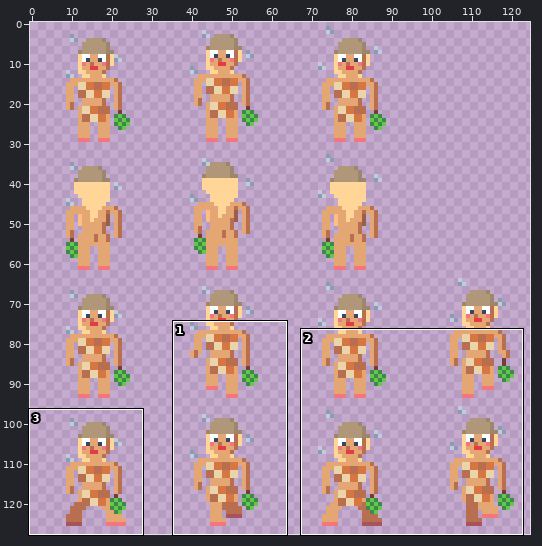
File history of a pixel-art file, assets/textures/characters/saunanainen_32.aseprite. Above, an overview of the earlier version with the close-up marked.
Close-up. Before the edit:
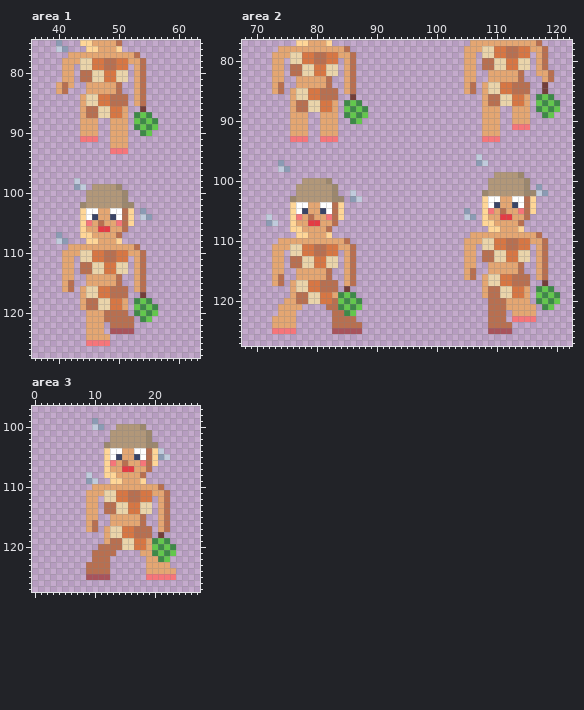
128x128 pixels, 1 frame. Shown: area 1: x 36..63, y 75..127; area 2: x 68..122, y 77..127; area 3: x 0..27, y 97..127. The wide view leaves out empty margins.
After:
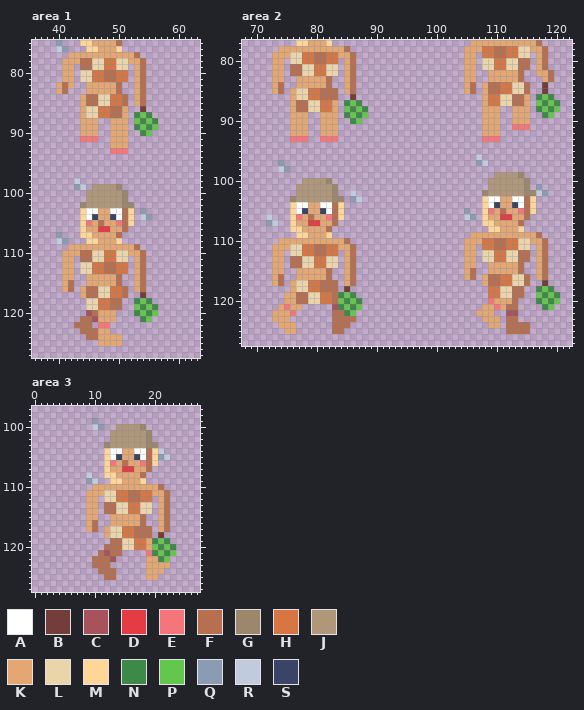
Palette (. is transparent): A #ffffff  B #733e39  C #a8535c  D #e43b44  E #f6757a  F #b86f50  G #9c876d  H #d77643  J #b19779  K #e4a672  L #ead4aa  M #ffd697  N #3e8948  P #63c74d  Q #8b9bb4  R #c0cbdc  S #3a4466
Edits made:
Area 1:
y 78..79: x 44..51 LLHHFFHH -> FFLLHHLL
y 80..81: x 44..51 FFLLHHLL -> LLHHFFHH
y 84..85: x 45..50 LLHHFF -> FFLLHH
y 86..87: x 45..50 FFLLHH -> LLHHFF
y 110..111: x 44..51 LLHHFFHH -> FFLLHHLL
y 112..113: x 44..51 FFLLHHLL -> LLHHFFHH
y 116..117: x 45..50 LLHHFF -> FFLLHH
y 118..119: x 44..51 KFFLLHHK -> .LLHHFF.
y 120: x 45..46 KK -> CF; x 48..51 FFFF -> KK..
y 121: x 44..46 .KK -> FFC; x 48..52 FFFFF -> KK...
y 122: x 43..52 ..KKK.FFFF -> FFF.EE....
y 123: x 44..46 .KK -> FFF; x 48..52 .CCCC -> K....
y 124: x 45..46 KK -> FF; x 49..50 .. -> KK
y 125: x 45..50 EEEE.. -> ..KKKK
Area 2:
y 78..79: x 108..115 LLHHFFHH -> HHFFHHLL
y 80..81: x 108..115 FFLLHHLL -> LLHHLLFF
y 84..85: x 109..110 LL -> FF; x 113..114 FF -> LL
y 86..87: x 109..110 FF -> HH; x 113..114 HH -> FF
y 110..111: x 108..115 LLHHFFHH -> HHFFHHLL
y 112..113: x 108..115 FFLLHHLL -> LLHHLLFF
y 116..117: x 109..110 LL -> FF; x 113..114 FF -> LL
y 118: x 108..110 KFF -> .HH; x 113..115 HHK -> FF.
y 119: x 75 . -> K; x 83 K -> F; x 108..110 KFF -> .HH; x 113..115 HHK -> FF.
y 120: x 109..111 FFF -> EKK; x 113..115 KKK -> F..
y 121: x 75 K -> E; x 82..83 FF -> .C; x 108..116 .FFFKKKKK -> KKEKFF...
y 122: x 73 . -> K; x 76 K -> E; x 107..116 ..FFF.KKKK -> KKK..CC...
y 123: x 76 K -> .; x 108..116 .FFF.EEEE -> KKK.FF...
y 124: x 73 K -> .; x 86..87 FF -> ..; x 109..111 FFF -> KK.; x 113..115 ... -> FFF
y 125: x 73..76 EEEE -> ..KK; x 83..87 CCCCC -> FF...; x 109..115 CCCC... -> ...FFFF
Area 3:
y 119: x 12 K -> .
y 120: x 11 F -> .
y 121: x 10 F -> .; x 12 F -> C; x 14 . -> F; x 18..19 KK -> .E
y 122: x 13 . -> C
y 123: x 9 F -> .
y 124: x 9..10 FF -> ..; x 13 . -> F; x 22..23 KK -> ..
y 125: x 9..13 CCCC. -> ...FF; x 19..23 EEEEE -> KK...
